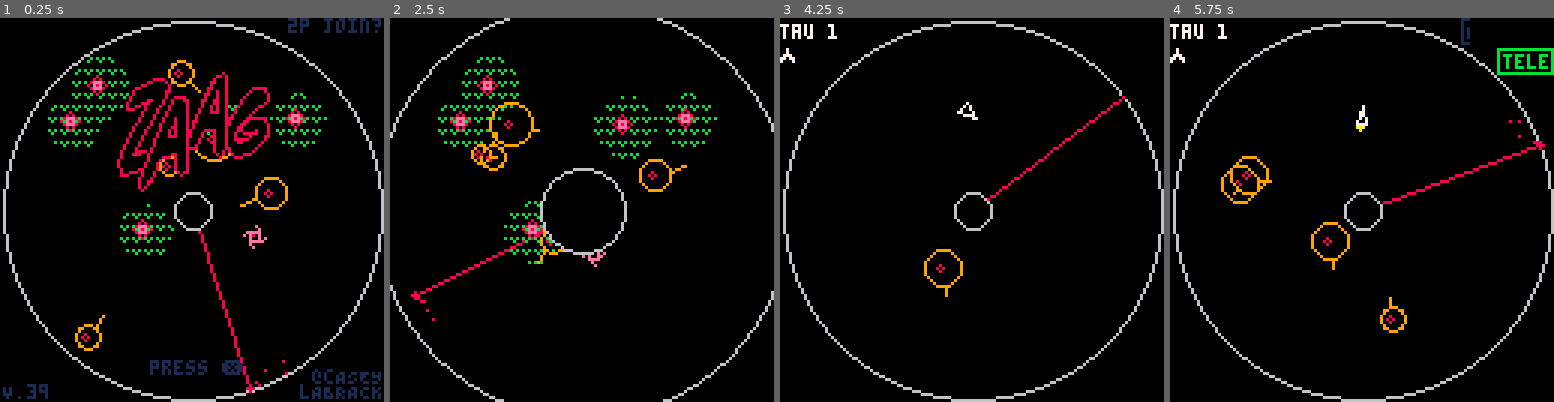
Above: before the commit, frames 1-4 (left to right).
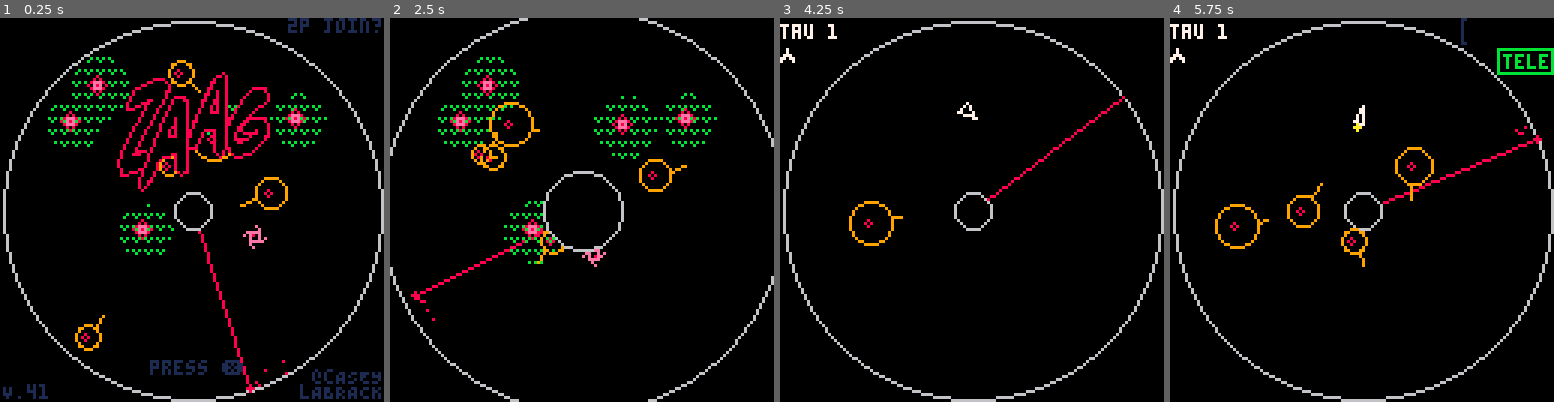
Above: after the commit, the same moments.

Repository: caseylabrack/laser
Game: PICO-8 cartridge zaag.p8
Same seed, same stepped clock (60 frames per second), same inputs: the game is played once before the commit and once after it.
Inputs:
- Up to frame 1 (0.25 s): no input
- Up to frame 2 (2.5 s): tap X (X key) at 0.33, 1.07, 1.85 s; tap O (Z key) at 0.7, 1.7, 2.1 s; hold Right 1.6-2.1 s; hold Up 2.15-2.42 s; hold Right from 2.47 s (still down)
- Up to frame 3 (4.25 s): tap O (Z key) every 0.4 s from 2.5 to 4.1 s; tap X (X key) at 2.97, 4.08 s; release Right at 3.03 s; hold Left 3.08-3.58 s; hold Down 3.63-3.97 s; hold Right from 4.02 s (still down)
- Up to frame 4 (5.75 s): tap O (Z key) every 0.4 s from 4.5 to 5.7 s; release Right at 4.68 s; hold Up 4.73-5.03 s; hold Left 5.08-5.68 s; tap X (X key) at 5.2 s; hold Down from 5.73 s (still down)

The runs differ from the first frame. In frame 1, less than 0.1% of the frame differs, in the area x 7-13%, y 95-100%; in frame 2, 3.4%, in the area x 0-100%, y 0-100%; in frame 3, 0.5%; in frame 4, 2.6%.

Commit message:
polish: more sounds, bomb looks around

Diff:
--- a/zaag.p8
+++ b/zaag.p8
@@ -7,18 +7,14 @@
 -- an asteroids-like with lasers and mulligans
 
 -- todo:
---  more sounds esp level transition
---  game startup: gnome
+--  boss hp display
+--  boss intro sound
+--  timer shown on win
 --  different rocket trail
---  boss hp display
---  game win: promenade. boss: meno mosso
---  timer shown on win
---  improve level transition. particles? faux 3d (tempest)? ship zooms in (tempest)?
---  homing bomb eye track
 --  gun ready animation maybe
 --  different color bullets?
 
-version=39
+version=41
 _g=_ENV
 dmg={
 	{roid=2,flower=2,bomb=60,boss=4},--easy
@@ -56,6 +52,7 @@
 cp=dp--current pallete
 sleep=0
 shake=0
+pthrusting=false --was anybody making the thrust noise last frame?
 fire_btn=❎
 thrust_btn=🅾️
 screenshake=true
@@ -94,7 +91,7 @@
 }
 
 function _init()
---	music(8)
+--	music(20)
 	cartdata("caseylabrack_zaag")
 	local swapped=dget(0)==1
 	fire_btn  = (not swapped) and ❎ or 🅾️
@@ -192,6 +189,15 @@
 for p in all(ps) do
 	p:update()
 end
+
+-- play rocket noise (only once) if either is rocketing
+local thrust=ps[1].thrusting or ps[2].thrusting
+if pthrusting then
+	if not thrust then sfx(2,-2) end
+else
+	if thrust then sfx(2) end
+end
+pthrusting=thrust
 
 --flowers
 for f in all(fs) do
@@ -469,8 +475,9 @@
 		extralives=mulligans
 	--	sfx(2,-2)
 		ps[1].thrusting,ps[2].thrusting=false,false
+		pthrusting=false
+		sfx(2,-2)
 		lvl+=1
---		if lvl>#lvls then lvl=1 end
 		wipe=cocreate(wipe_anim)
 		state="wipe"
 	end
@@ -754,6 +760,8 @@
 }
 
 function wipe_anim()
+	yield()
+	sfx(32)
 --	outer.enabled=false
 	local start=tick
 	while tick-start<30 do
@@ -921,7 +929,7 @@
 			spr(20,x-4,y-4)
 		end,
 		[3]=function(x,y) --bomb
-			spr(18,x-4,y-4)
+			spr(21,x-4,y-4)
 		end,
 		[4]=function(x,y) --double
 			line(x-3,y-3,x+3,y+3,8)
@@ -1216,11 +1224,20 @@
 
 			render=function(_ENV)
 				if enabled then
+					palt(10,true)
+					palt(0,false)
+					local _x,_y=0,0
 					if stunned then
 						spr(23,x-4,y-4)
+						_x,_y=rnd(),rnd()
 					else
 						spr((flr(frametick%8)/2)+16,x-4,y-4)
+						_x=dx<0 and 1 or 0
+						_y=dy<0 and 1 or 0
+--						pset(x-(dx<0 and 1 or 0),y-(dy<0 and 1 or 0),8)
 					end
+					pset(x-_x,y-_y,8)
+					palt()
 				end
 			end,
 		},{__index=_ENV})
@@ -1490,6 +1507,7 @@
 -->8
 --title screen
 function title_setup()
+	sfx(34)
 	clearlevel()
 	inner.enabled=true
 	local a=rnd()
@@ -1602,7 +1620,8 @@
 		yield()
 	end
 	dset(2,difficulty)
---	lvl=12
+	sfx(34,-2)
+--	lvl=6
 	if difficulty==1 then lvl=0 else lvl=1 end
 	mulligans=mulldiff[difficulty]
 	extralives=mulligans
@@ -1749,14 +1768,14 @@
 0070070066dddd660008000000eeee0000eeee00c0c66c0c20222202020000200202202002022020666666666666666666666666eeeeee0000eeeee000000000
 0000000006666660000000000e0000e00e0000e00c0cc0c0020220200020020000200200002002000000000000000000000000000000ee0000ee000000000000
 00000000006dd60000000000000000000000000000c00c000020020000000000000000000000000000000000000000000000000000000e00000e000000000000
-0e00000000e00000000e00000000e0000008000000eee00000700000e000000e0000000000000000000000000000000000000000100000000000000000000000
-00e0000e000e00000000e00000000e00008080000e00eee0007000000e0000e00000000000000000000000000000000000000011710000000000000000000000
-00eeeee000eeee0e00eeee000eeeee0008eee800e00000ee0777000000eeee000000000000000000011110000000000000000177710000000000000000000000
-00e80e0000e80ee00ee80e0ee0e80e0080e8e080e000000e7707700000e00e000000000000000001177771000000000000001177710000000000000000000000
-00e00e000ee00e00e0e00ee000e00e0e08eee800e00000ee7000700000e00e000000000000000117777777100000000000001777710000000000000000000000
-0eeeee00e0eeee0000eeee0000eeeee0008080000e000ee00000000000eeee000000000000011777777777100000000000011777710000000011111000000000
-e0000e000000e000000e000000e00000000800000ee0ee00000000000e0000e00000000000177777777771100000000000017717710000000177771000000000
-000000e000000e000000e000000e000000000000000ee00000000000e000000e0000000000177777777771000000000000117717710000001777777100000000
+aeaaaaaaaaeaaaaaaaaeaaaaaaaaeaaa000800000e00000000700000eaaaaaae0000000000000000000000000000000000000000100000000000000000000000
+aaeaaaaeaaaeaaaaaaaaeaaaaaaaaeaa0080800000e0000e00700000aeaaaaea0000000000000000000000000000000000000011710000000000000000000000
+aaeeeeeaaaeeeeaeaaeeeeaaaeeeeeaa08eee80000eeeee007770000aaeeeeaa0000000000000000011110000000000000000177710000000000000000000000
+aae00eaaaae00eeaaee00eaeeae00eaa80e8e08000e80e0077077000aae00eaa0000000000000001177771000000000000001177710000000000000000000000
+aae00eaaaee00eaaeae00eeaaae00eae08eee80000e00e0070007000aae00eaa0000000000000117777777100000000000001777710000000000000000000000
+aeeeeeaaeaeeeeaaaaeeeeaaaaeeeeea008080000eeeee0000000000aaeeeeaa0000000000011777777777100000000000011777710000000011111000000000
+eaaaaeaaaaaaeaaaaaaeaaaaaaeaaaaa00080000e0000e0000000000aeaaaaea0000000000177777777771100000000000017717710000000177771000000000
+aaaaaaeaaaaaaeaaaaaaeaaaaaaeaaaa00000000000000e000000000eaaaaaae0000000000177777777771000000000000117717710000001777777100000000
 000000000000000001011010000000000000000000000f000f000000000000000000000001777777777771001111000000177717710000017777777100000000
 05555500088888000011110000000000000000000000ffffffff0000000000000000000001777771177710017771100001177117710000177777777100000000
 5505055088080880011001100000000000007000000fff0000ff0f00000000000000000017777111777710017777100001777117710000177777771000000000
Not shown, changed: the music (__music__) section of zaag.p8
Not shown, changed: the sound effects (__sfx__) section of zaag.p8
Not shown, changed: .gitignore
